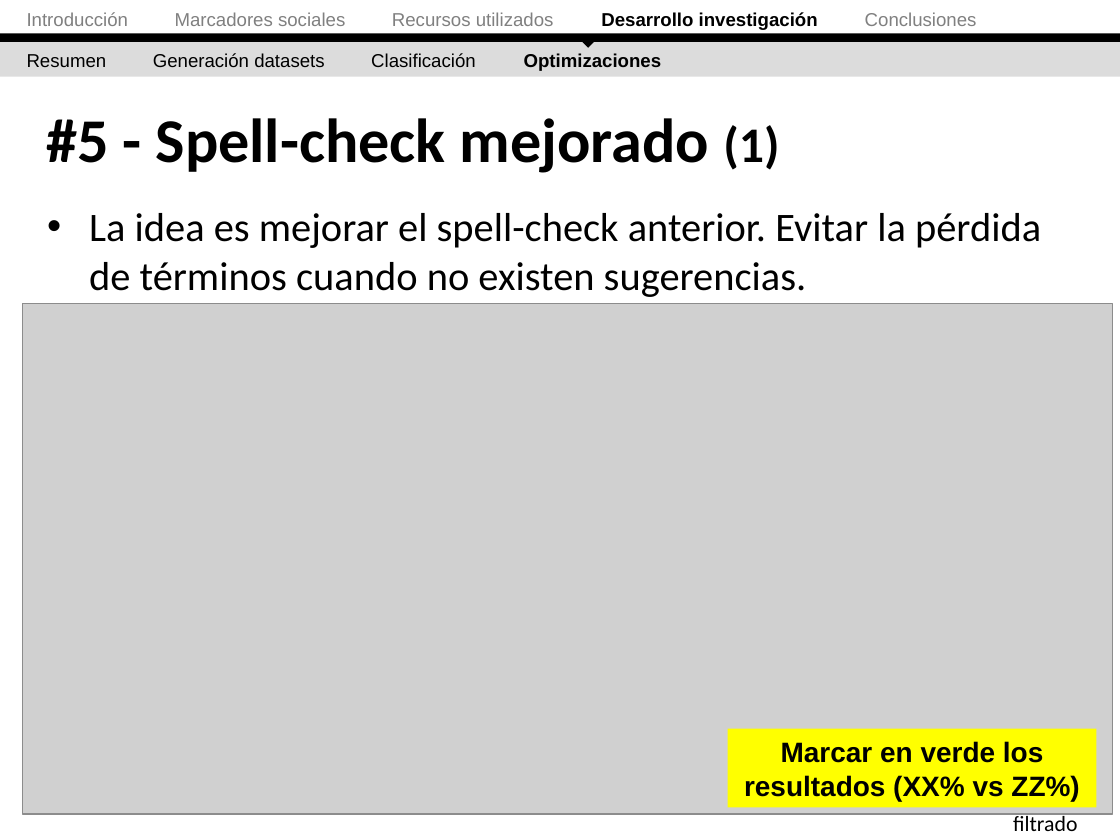
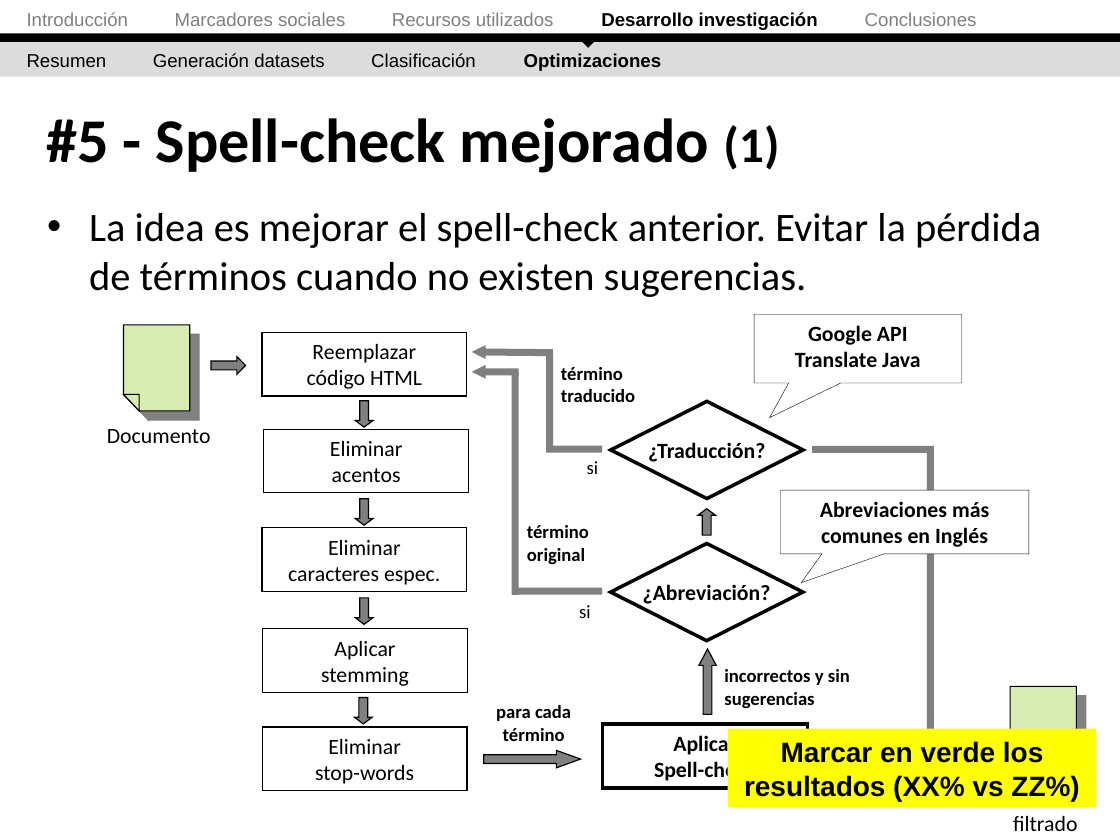
Before and after one commit to ak907kenai/nicotournetesis, a slide deck: slide 66 of docs_trunk/Presentación/Nicolás Tourné - Presentación Tesis (v2.1).ppt (slide 61 before the commit). Drawn at 1120x840 pixels with LibreOffice and Linux fonts; fonts in the diff are those of the drawing; grey boxes stand for pictures. Boxes give left, top, right and bottom in pixels: in the first picture for what was removed or moved away, otherwise in the second. Text is boxed around its words. In the diff, an @@ line names an element or a change of style, - is before the commit and + after.

```diff
--- a/docs_trunk/Presentación/Nicolás Tourné - Presentación Tesis (v2.1).ppt
+++ b/docs_trunk/Presentación/Nicolás Tourné - Presentación Tesis (v2.1).ppt
@@ picture removed at bbox=[22, 304, 1113, 814] @@
@@ group added at bbox=[107, 315, 1029, 791]: 7 texts, 6 rectangles, 6 down arrows, 5 lines, 3 arrows, 2 right arrows, 2 diamonds, 2 speech boxes @@
+Reemplazar
+código HTML
+Eliminar
+acentos
+Eliminar
+caracteres espec.
+Aplicar
+stemming
+Eliminar
+stop-words
+Documento
+Aplicar
+Spell-check
+para cada término
+¿Abreviación?
+¿Traducción?
+incorrectos y sin sugerencias
+término
+original
+término
+traducido
+si
+si
+Abreviaciones más comunes en Inglés
+Google API Translate Java
```
Also in this commit, not shown: 20 other slides changed, 6 slides added, 1 other file.
